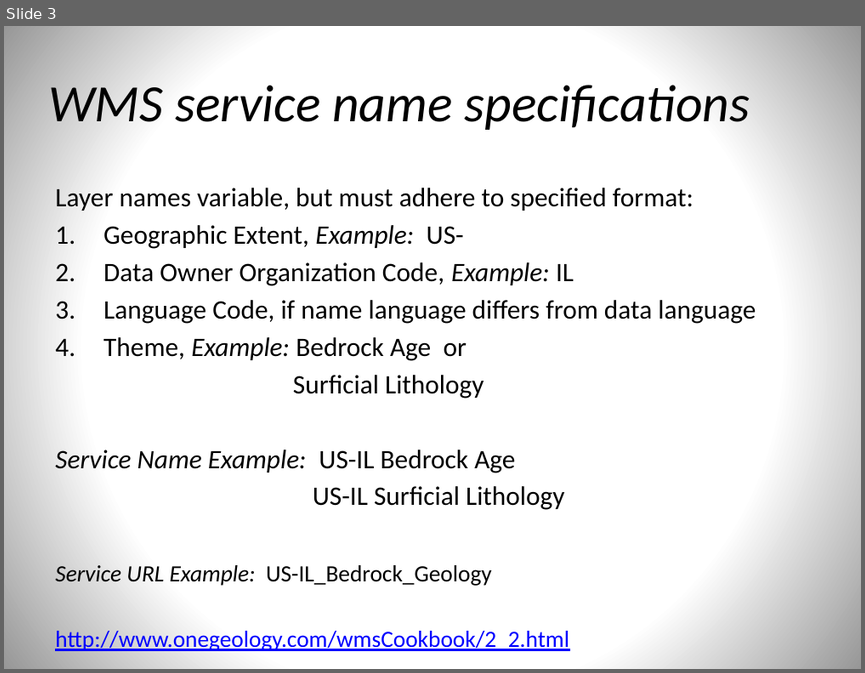
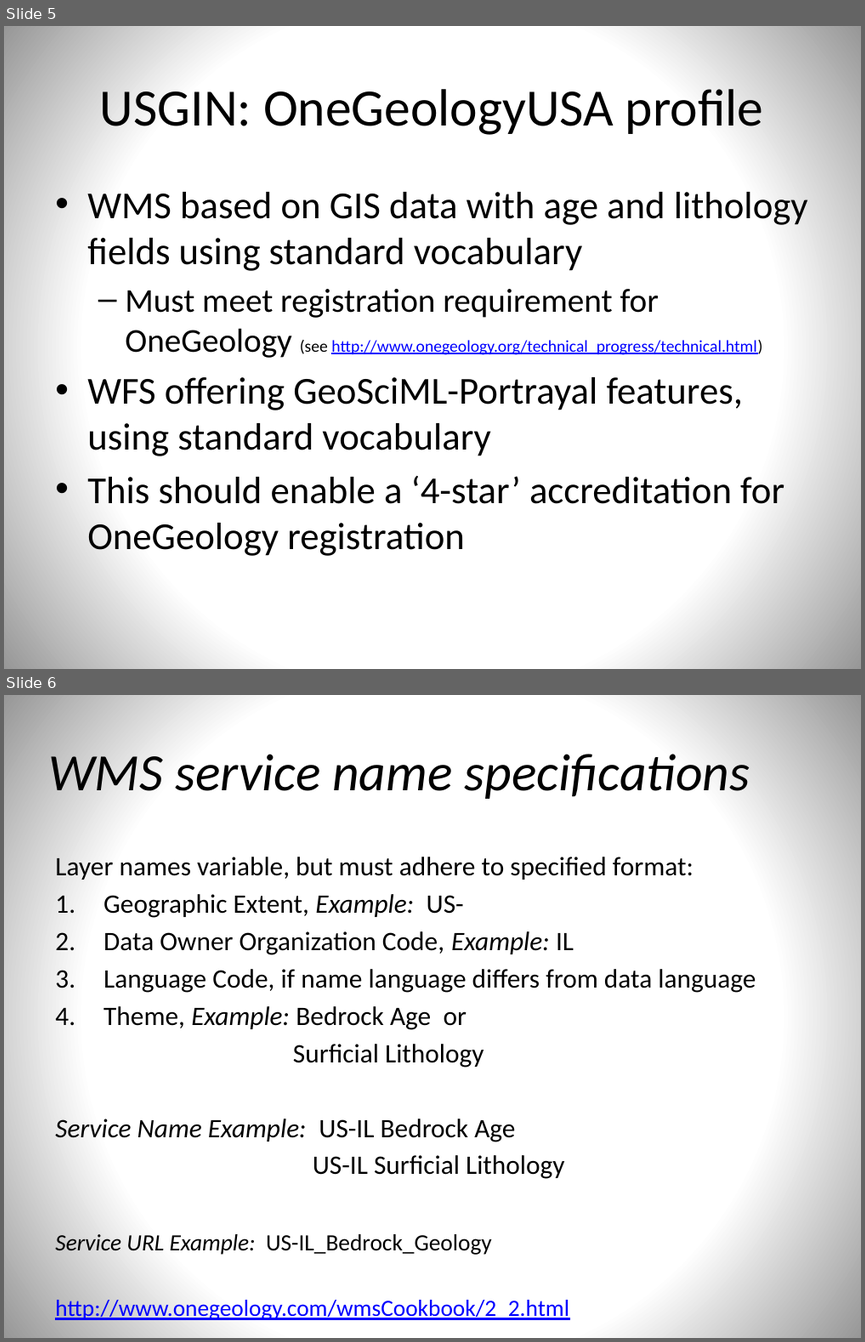
Before and after one commit to usgin/Workshops, a slide deck: OneGeologyWebinar/OneGeology.pptx. Shown one above the other, each under a label of ours: slide 3 before the commit, slides 5 and 6 after it. The pictures are 865x673 and 865x1342 pixels, drawn with LibreOffice and Linux fonts; fonts in the diff are those of the drawing. Boxes give left, top, right and bottom in pixels: in the first picture for what was removed or moved away, otherwise in the second. Text is boxed around its words. In the diff, an @@ line names an element or a change of style, - is before the commit and + after.

Commit message:
work on presentation for workshop
Add more info about OneGeology and GeoSciML portrayal

```diff
--- a/OneGeologyWebinar/OneGeology.pptx
+++ b/OneGeologyWebinar/OneGeology.pptx
@@ slide 5 added at [4, 26, 861, 669], background gradient #FFFFFF to #979797 @@
@@ title added at [100, 89, 764, 135], 44 pt, text #000000 @@
+USGIN: OneGeologyUSA profile
@@ text added at [87, 192, 808, 556], 32 pt, text #000000 @@
+• WMS based on GIS data with age and lithology fields using standard vocabulary
+  – Must meet registration requirement for OneGeology (see http://www.onegeology.org/technical_progress/technical.html)
+• WFS offering GeoSciML-Portrayal features, using standard vocabulary
+• This should enable a ‘4-star’ accreditation for OneGeology registration
@@ what was slide 3 is now slide 6 @@
```
Also in this commit, not shown: 6 slides changed, 3 other slides added.
